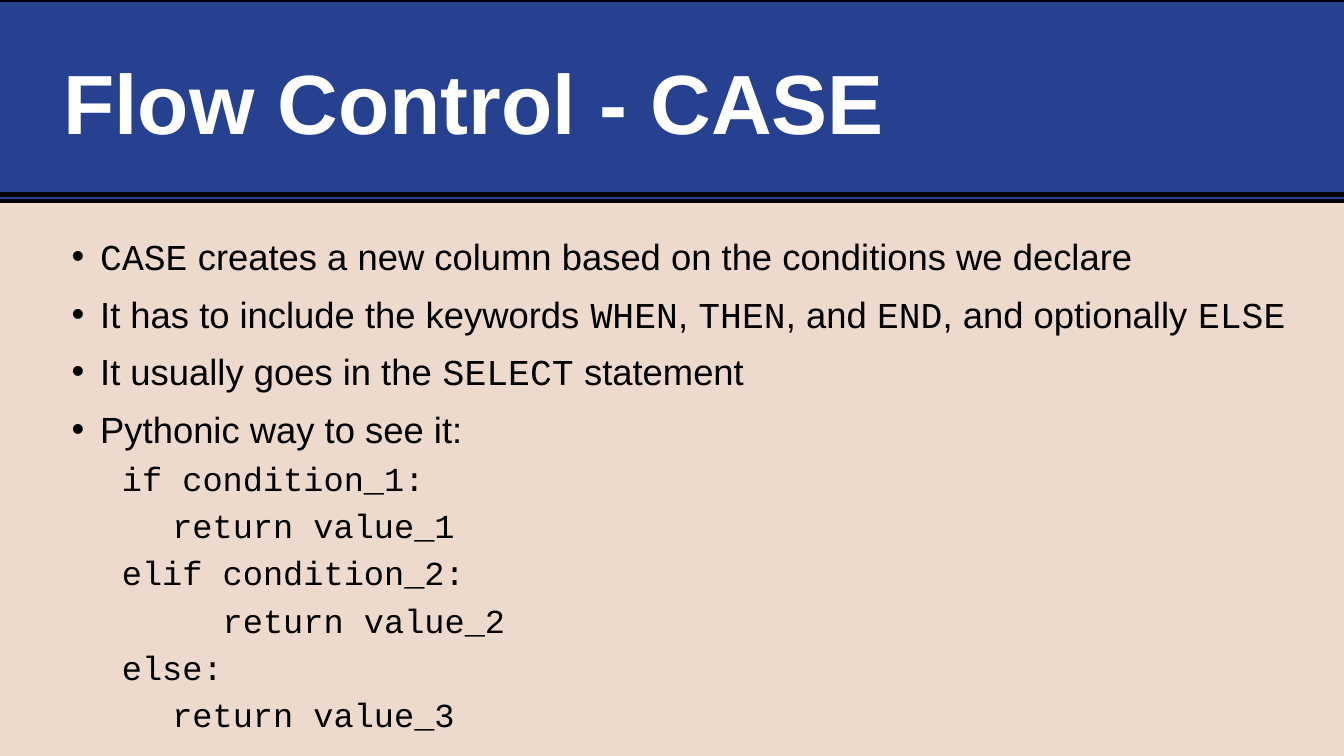
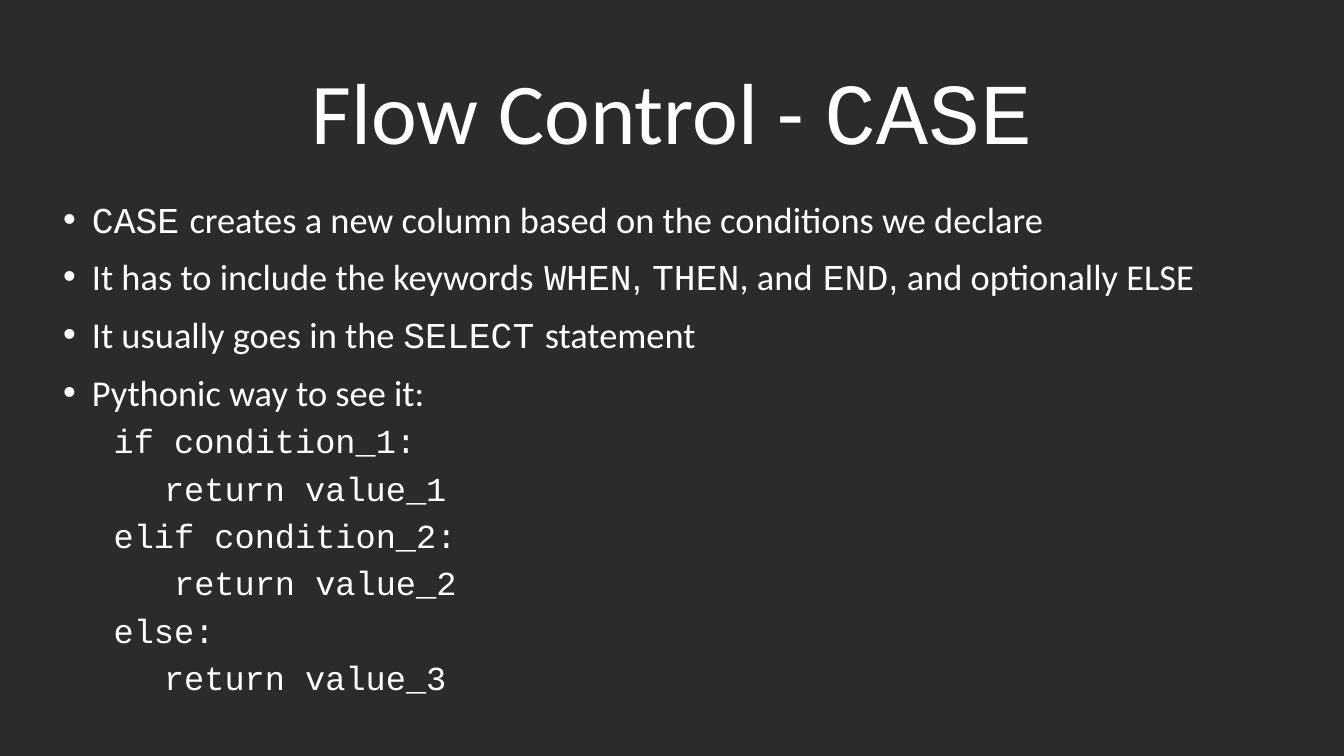
Before and after one commit to life-efficient/Data-Engineering, a slide deck: slide 23 of 2. SQL/4. Aggregations/4. SQL Data Analysis - Aggregations, Function, Flow Control.pptx (slide 22 before the commit). Drawn at 1344x756 pixels with LibreOffice and Linux fonts; fonts in the diff are those of the drawing; background and template pictures are left out; a plain dark background stands for a picture behind light text. Boxes give left, top, right and bottom in pixels: in the first picture for what was removed or moved away, otherwise in the second. Text is boxed around its words. In the diff, an @@ line names an element or a change of style, - is before the commit and + after.

```diff
--- a/2. SQL/4. Aggregations/4. SQL Data Analysis - Aggregations, Function, Flow Control.pptx
+++ b/2. SQL/4. Aggregations/4. SQL Data Analysis - Aggregations, Function, Flow Control.pptx
@@ background #EDDACC to picture (left out) @@
@@ rectangle removed at (0,0,1344,201) @@
@@ title "Flow Control - CASE" at (312,84,1032,145): size 60 to 61.9 pt, bold off; font Arial to Calibri in "Flow Control -"; font Arial to Courier New in "CASE"; alignment left to centre; vertical alignment middle to bottom @@
@@ line removed from (0, 195) to (1344, 195) @@
@@ text "CASE creates a new column ...": place and size @@
-text "CASE creates a new column ..." at (100,243,1285,731)
+text "CASE creates a new column ..." at (92,207,1194,694)
@@ text "CASE creates a new column ..." at (92,207,1194,694): font Arial to Calibri in "creates a new column based on the ...", "It has to include the keywords THEN, ...", "It usually goes in the statement", "Pythonic way to see it:"; text colour #000000 to #FFFFFF; font Courier New to Calibri in "ELSE" @@
```
Also in this commit, not shown: 19 other slides changed, 5 slides added, 4 slides removed, 9 other files.
